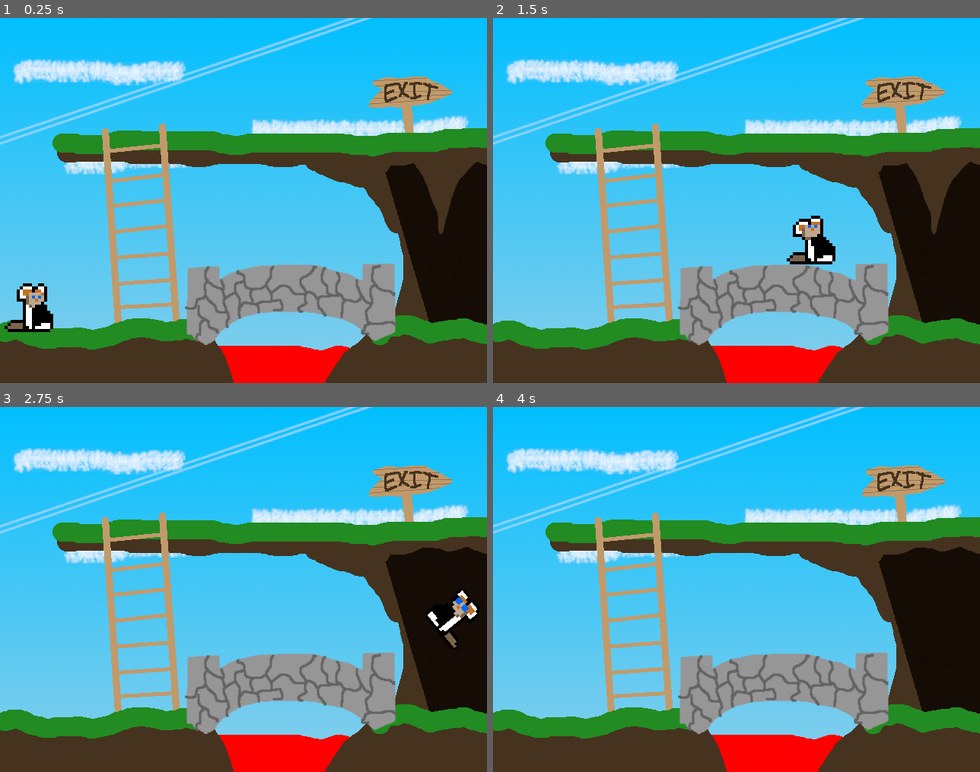
Above: before the commit, frames 1-4 (two rows, left to right).
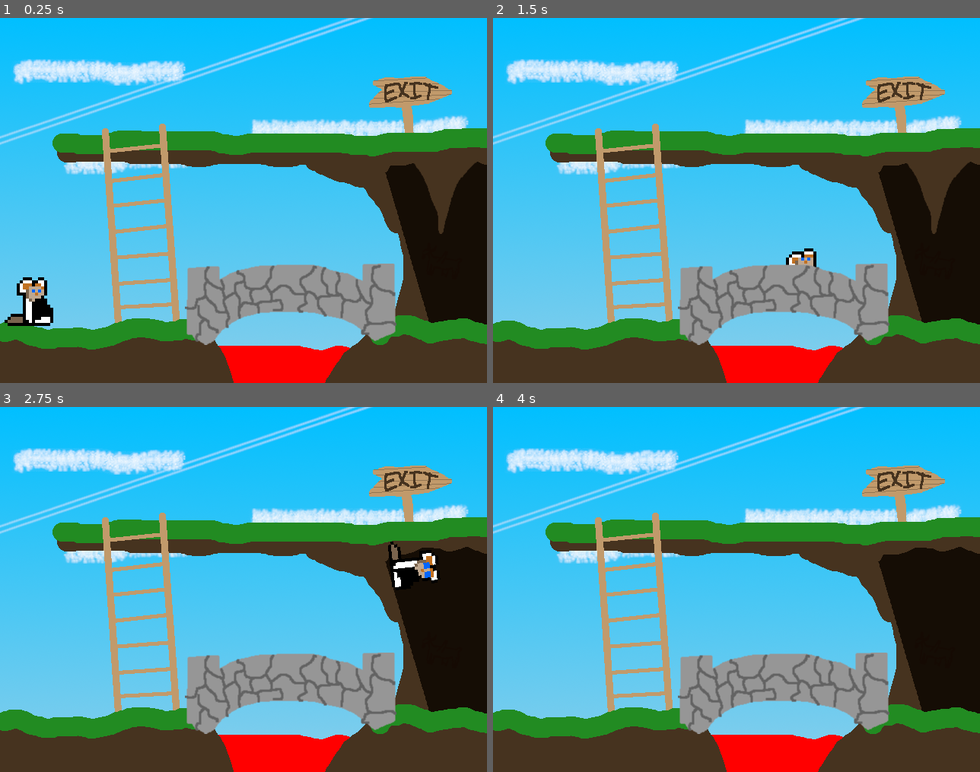
Above: after the commit, the same moments.

Repository: swashdev/minigame-madness
Game: Godot game, scene res://mini/lose/scenes/lose_minigame.tscn
Same seed, same stepped clock (60 frames per second), same inputs: the game is played once before the commit and once after it. This scene is started directly instead of the project's main scene.
Inputs:
- Up to frame 1 (0.25 s): no input
- Up to frame 2 (1.5 s): tap Enter at 0.5 s; hold Right (ui_right) from 0.53 s (still down); tap Space (ui_select) at 0.77 s
- Up to frame 3 (2.75 s): tap Space (ui_select) at 1.52 s; release Right (ui_right) at 2.03 s; hold Left (ui_left) from 2.03 s (still down)
- Up to frame 4 (4 s): release Left (ui_left) at 2.78 s; hold Right (ui_right) from 2.78 s (still down); tap Space (ui_select) at 3.02, 3.77 s

The runs differ from the first frame. In frame 1, 0.7% of the frame differs, in the area x 0-11%, y 71-87%; in frame 2, 0.8%, in the area x 60-71%, y 54-69%; in frame 3, 0.8%; in frame 4, nothing differs.

Commit message:
[LOSE] add code to make the ladder functional.
The player is now able to climb the ladder as long as they are within
its collision box.  While in this box they will not fall due to gravity
and can climb by pressing the up arrow.

Diff:
--- a/mini/lose/scenes/lose_minigame.tscn
+++ b/mini/lose/scenes/lose_minigame.tscn
@@ -19,6 +19,9 @@
 
 [sub_resource type="RectangleShape2D" id=4]
 extents = Vector2( 103.748, 34.6233 )
+
+[sub_resource type="RectangleShape2D" id=5]
+extents = Vector2( 56.0001, 143 )
 
 [node name="LoseMinigame" type="Node2D"]
 script = ExtResource( 1 )
@@ -74,6 +77,16 @@
 [node name="CollisionShape2D" type="CollisionShape2D" parent="Lava"]
 shape = SubResource( 4 )
 
+[node name="Ladder" type="Area2D" parent="."]
+position = Vector2( 182, 280 )
+collision_layer = 0
+__meta__ = {
+"_edit_group_": true
+}
+
+[node name="CollisionShape2D" type="CollisionShape2D" parent="Ladder"]
+shape = SubResource( 5 )
+
 [node name="Bridge" type="StaticBody2D" parent="."]
 position = Vector2( 382.496, 376.094 )
 collision_layer = 2
@@ -107,6 +120,8 @@
 position = Vector2( -1.79244, 3.94334 )
 scale = Vector2( 4.15468, 4.72826 )
 [connection signal="body_entered" from="Lava" to="Lava" method="_on_Lava_body_entered"]
+[connection signal="body_entered" from="Ladder" to="FluffyPlatformer" method="_on_Ladder_body_entered"]
+[connection signal="body_exited" from="Ladder" to="FluffyPlatformer" method="_on_Ladder_body_exited"]
 [connection signal="body_entered" from="Spike" to="Spike" method="_on_Spike_body_entered"]
 [connection signal="timeout" from="Spike/Timer" to="Spike" method="_on_Timer_timeout"]
 [connection signal="screen_exited" from="Spike/VisibilityNotifier2D" to="Spike" method="_on_VisibilityNotifier2D_screen_exited"]
--- a/mini/lose/scripts/characters/fluffy_platformer.gd
+++ b/mini/lose/scripts/characters/fluffy_platformer.gd
@@ -20,6 +20,9 @@
 
 # Whether or not Fluffy has died.
 var _dead: bool = false
+
+# Whether or not Fluffy can climb the ladder.
+var _ladder: bool = false
 
 
 # Fluffy's mainloop.
@@ -51,14 +54,17 @@
 	move_and_slide( _velocity, Vector2.UP )
 
 	# Apply gravity.
-	if !_dead and is_on_floor():
+	_velocity.y += GRAVITY * delta
+	if !_dead:
 		# If the player is on the floor, they have the opportunity to jump.
 		if Input.is_action_pressed( "ui_select" ):
 			_velocity.y = JUMP
-		else:
+		# If the player is on the ladder, they have the option to climb it.
+		elif _ladder and Input.is_action_pressed( "ui_up" ):
+			_velocity.y = -MOVE_SPEED
+		# If the player is on a floor, they will stop moving vertically.
+		elif _ladder or is_on_floor():
 			_velocity.y = 0.0
-	else:
-		_velocity.y += GRAVITY * delta
 
 	# If dead, Fluffy's sprite will rotate in an assuredly amusing manner.
 	if _dead:
@@ -87,3 +93,13 @@
 	_velocity.y = JUMP
 	_dead = true
 	emit_signal( "died" )
+
+
+# Fluffy is inside the effective area of the ladder.
+func _on_Ladder_body_entered( _body ):
+	_ladder = true
+
+
+# Fluffy is no longer inside the effective area of the ladder.
+func _on_Ladder_body_exited( _body ):
+	_ladder = false
Not shown: 1 places in mini/lose/scenes/lose_minigame.tscn that only renumber resources
